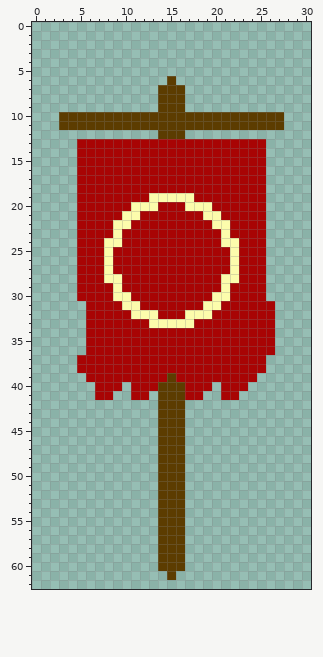
Two states of a pixel-art sprite, landviewdattabs/landview_ensign/ensign_neo4.png. Above, as it was before the edit.
The file is 31x63 pixels.
The result:
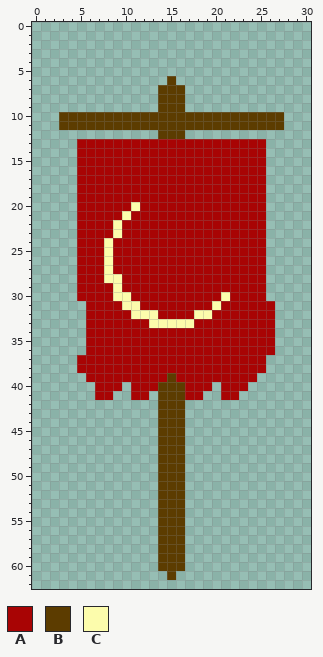
Palette (. is transparent): A #a80404  B #5c3c00  C #fcfcac
What changed:
The edit turns colour C into colour A in row 19 at x 13 to 17; in row 20 at x 12 to 13 and 17 to 19; in row 21 at x 11 and 19 to 20; in row 22 at x 10 and 20 to 21; in row 23 at x 21; in row 24 at x 9 and 21 to 22.
The edit turns colour C into colour A in rows 25 to 27 at x 22; in row 28 at x 21 to 22; in row 29 at x 21; in row 30 at x 20; in row 31 at x 19; in row 32 at x 17.
Changed places in both pictures, as pixel boxes (x1, y1, x2, y2):
changed: (113, 193, 239, 319)
